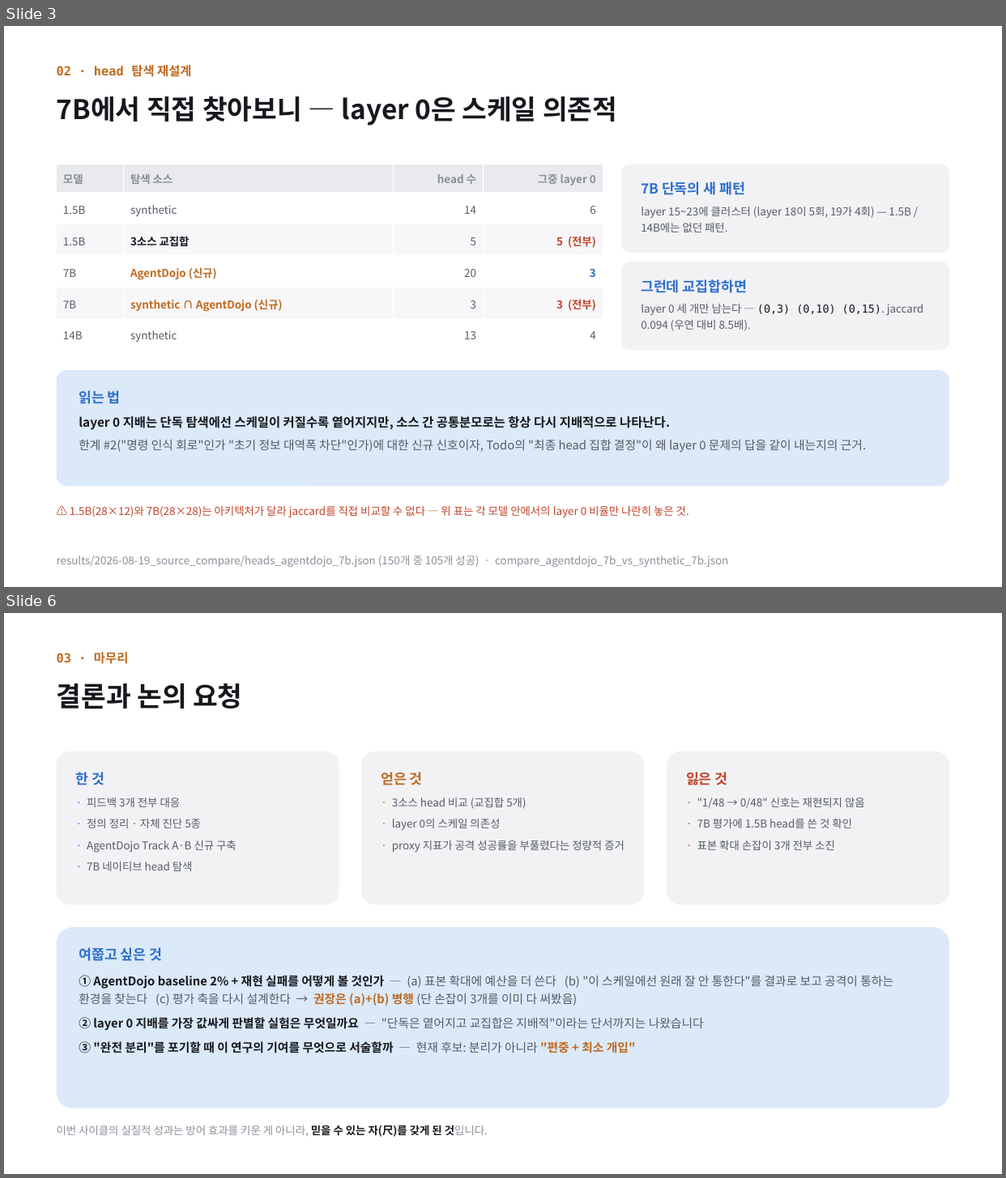
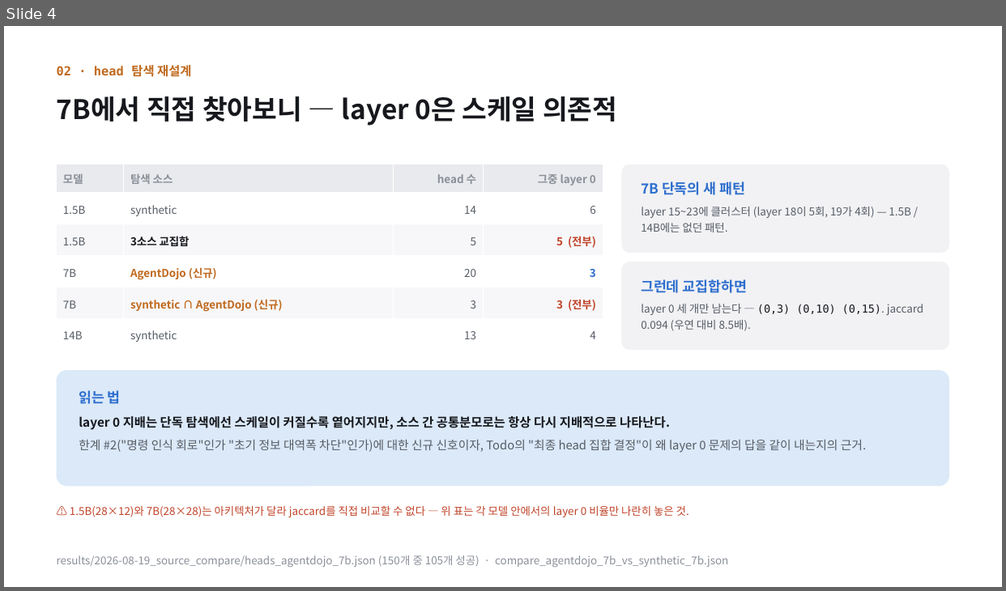
Before and after one commit to jongbin03/head_poc, a slide deck: docs/presentation/IPI_Head_Separation_PoC_2nd_addendum [26-08-19].pptx. Shown one above the other, each under a label of ours: slides 3 and 6 before the commit, slide 4 after it; the slides between them are not shown. The pictures are 1006x1178 and 1006x591 pixels, drawn with LibreOffice and Linux fonts; fonts in the diff are those of the drawing. Boxes give left, top, right and bottom in pixels: in the first picture for what was removed or moved away, otherwise in the second. Text is boxed around its words. In the diff, an @@ line names an element or a change of style, - is before the commit and + after.

```diff
--- a/docs/presentation/IPI_Head_Separation_PoC_2nd_addendum [26-08-19].pptx
+++ b/docs/presentation/IPI_Head_Separation_PoC_2nd_addendum [26-08-19].pptx
@@ slide 6 removed at bbox=[4, 613, 1002, 1174], background #FFFFFF @@
@@ text removed at bbox=[57, 652, 128, 664] @@
-03 · 마무리
@@ text removed at bbox=[57, 683, 242, 709] @@
-결론과 논의 요청
@@ rounded rectangle removed at bbox=[57, 752, 339, 905] @@
@@ rounded rectangle removed at bbox=[362, 752, 645, 905] @@
@@ rounded rectangle removed at bbox=[667, 752, 949, 905] @@
@@ text removed at bbox=[76, 772, 236, 871] @@
-한 것
-· 피드백 3개 전부 대응
-· 정의 정리 · 자체 진단 5종
-· AgentDojo Track A·B 신규 구축
-· 7B 네이티브 head 탐색
@@ text removed at bbox=[381, 772, 624, 852] @@
-얻은 것
-· 3소스 head 비교 (교집합 5개)
-· layer 0의 스케일 의존성
-· proxy 지표가 공격 성공률을 부풀렸다는 정량적 증거
@@ text removed at bbox=[686, 772, 865, 850] @@
-잃은 것
-· "1/48 → 0/48" 신호는 재현되지 않음
-· 7B 평가에 1.5B head를 쓴 것 확인
-· 표본 확대 손잡이 3개 전부 소진
@@ rounded rectangle removed at bbox=[57, 927, 949, 1109] @@
@@ text removed at bbox=[79, 948, 893, 1054] @@
-여쭙고 싶은 것
-① AgentDojo baseline 2% + 재현 실패를 어떻게 볼 것인가 — (a) 표본 확대에 예산을 더 쓴다 (b) "이 스케일에선 원래 잘 안 통한다"를 결과로 보고 공격이 통하는 환경을 찾는다 (c) 평가 축을 다시 설계한다 → 권장은 (a)+(b) 병행 (단 손잡이 3개를 이미 다 써봤음)
-② layer 0 지배를 가장 값싸게 판별할 실험은 무엇일까요 — "단독은 옅어지고 교집합은 지배적"이라는 단서까지는 나왔습니다
-③ "완전 분리"를 포기할 때 이 연구의 기여를 무엇으로 서술할까 — 현재 후보: 분리가 아니라 "편중 + 최소 개입"
@@ text removed at bbox=[57, 1125, 488, 1137] @@
-이번 사이클의 실질적 성과는 방어 효과를 키운 게 아니라, 믿을 수 있는 자(尺)를 갖게 된 것입니다.
@@ what was slide 3 is now slide 4 @@
```
Also in this commit, not shown: 2 slides added, 2 other slides removed, 2 other files.
